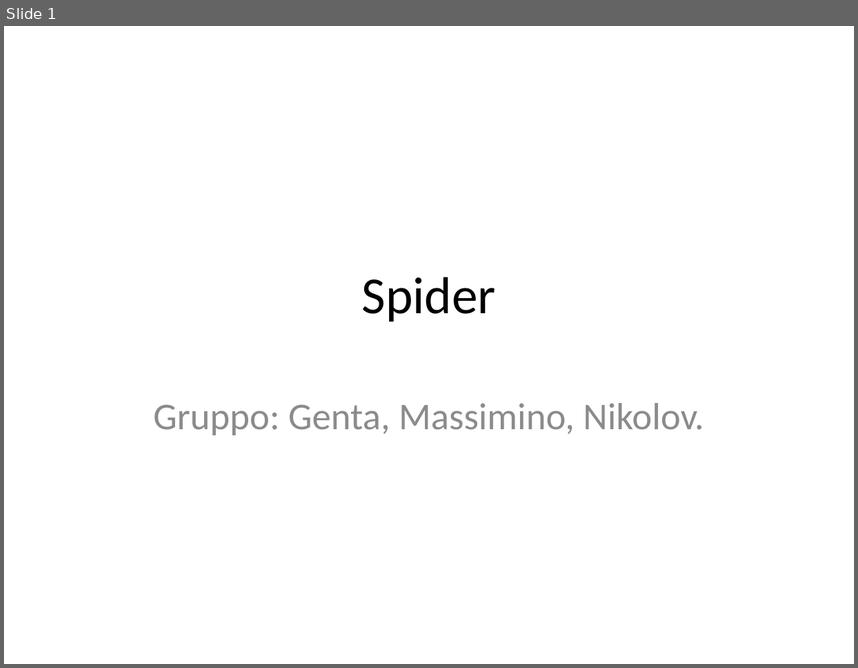
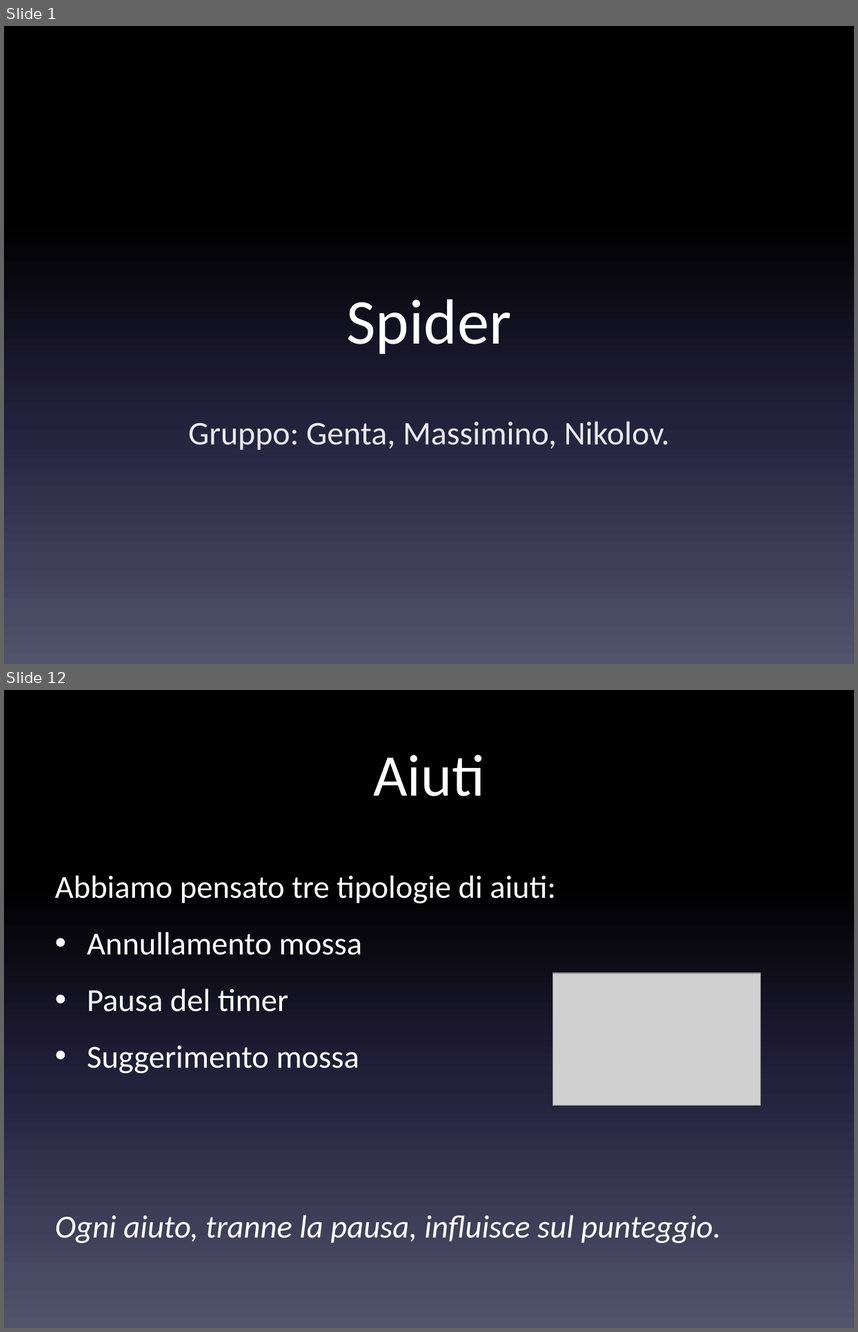
Before and after one commit to danielegenta/ProjectTPSI_Spider, a slide deck: Presentazione_Spider.pptx. Shown one above the other, each under a label of ours: slide 1 before the commit, slides 1 and 12 after it; the slides between them are not shown. The pictures are 858x668 and 858x1332 pixels, drawn with LibreOffice and Linux fonts; fonts in the diff are those of the drawing; grey boxes stand for pictures. Boxes give left, top, right and bottom in pixels: in the first picture for what was removed or moved away, otherwise in the second. Text is boxed around its words. In the diff, an @@ line names an element or a change of style, - is before the commit and + after.

```diff
--- a/Presentazione_Spider.pptx
+++ b/Presentazione_Spider.pptx
@@ slide 12 added at bbox=[4, 690, 854, 1328], background gradient #000000 to #24213E to #51566D @@
@@ title added at bbox=[373, 755, 485, 796], 50 pt, text #FFFFFF @@
+Aiuti
@@ text added at bbox=[55, 875, 721, 1243], 27.2 pt, text #FFFFFF @@
+Abbiamo pensato tre tipologie di aiuti:
+• Annullamento mossa
+• Pausa del timer
+• Suggerimento mossa
+Ogni aiuto, tranne la pausa, influisce sul punteggio.
@@ picture added at bbox=[553, 973, 760, 1105] @@
@@ slide 1 changed as well @@
@@ background #FFFFFF to gradient #000000 to #24213E to #51566D @@
@@ title "Spider" at bbox=[347, 299, 512, 354]: size 44 to 54 pt, text colour #000000 to #FFFFFF; vertical alignment middle to bottom @@
@@ subtitle "Gruppo: Genta, Massimino, Nikolov." at bbox=[188, 421, 670, 450]: size 32 to 28 pt, text colour #8C8C8C to #E9EAF0; line spacing 1 to 1.5 @@
```
Also in this commit, not shown: 7 other slides changed, 8 other slides added, 11 slides removed.
